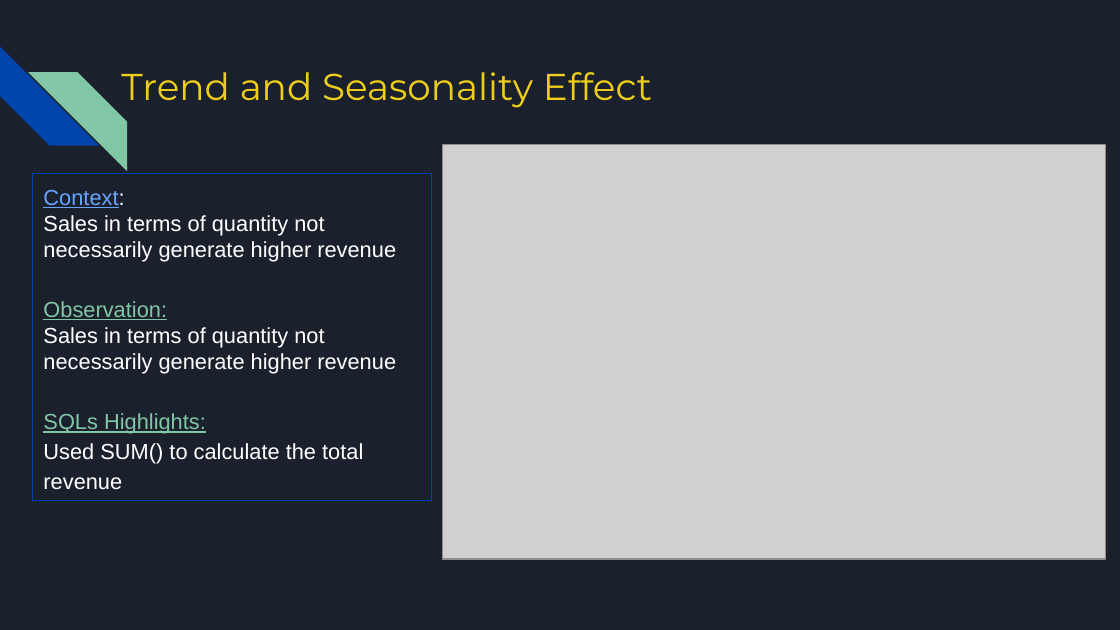
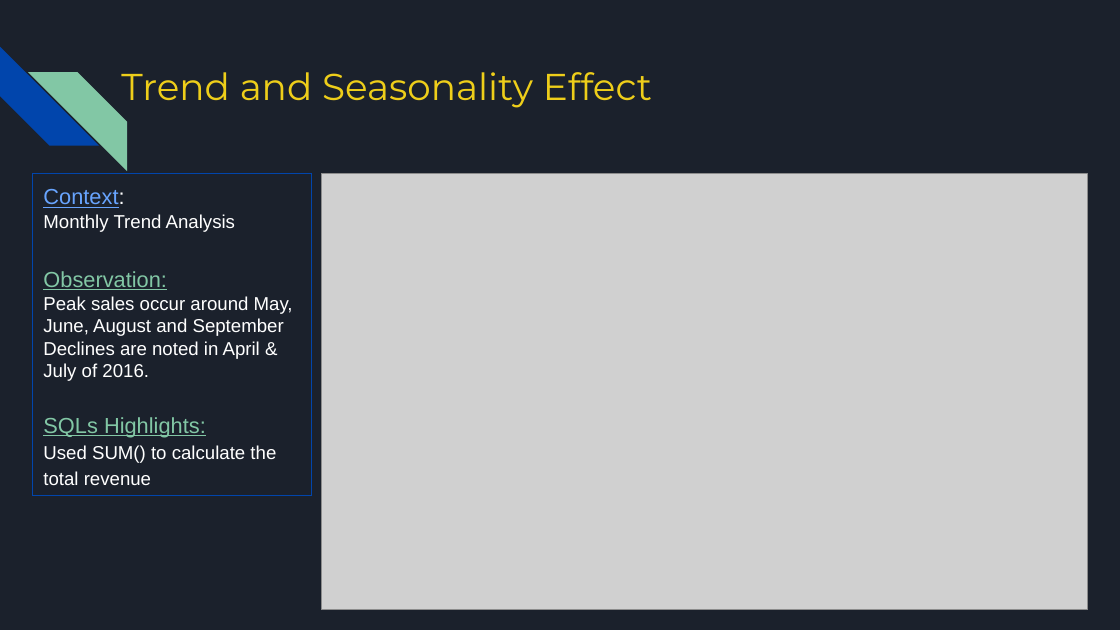
Before and after one commit to Manju-crz/sql_mini_project, a slide deck: slide 15 of Group 3 - Bike Store - SQL MiniProject Presentation.pptx. Drawn at 1120x630 pixels with LibreOffice and Linux fonts; fonts in the diff are those of the drawing; grey boxes stand for pictures. Boxes give left, top, right and bottom in pixels: in the first picture for what was removed or moved away, otherwise in the second. Text is boxed around its words. In the diff, an @@ line names an element or a change of style, - is before the commit and + after.

```diff
--- a/Group 3 - Bike Store - SQL MiniProject Presentation.pptx
+++ b/Group 3 - Bike Store - SQL MiniProject Presentation.pptx
@@ rectangle "Context:": place and size @@
-rectangle "Context:" at (32, 174, 432, 501)
+rectangle "Context:" at (32, 174, 311, 495)
@@ picture: place and size @@
-picture at (442, 144, 1107, 559)
+picture at (321, 174, 1088, 609)
@@ text in rectangle at (43, 214, 235, 232): text changed; size 14 to 12 pt @@
-Sales in terms of quantity not necessarily generate higher revenue
+Monthly Trend Analysis
@@ text in rectangle at (43, 296, 293, 381): text changed; size 14 to 12 pt @@
-Sales in terms of quantity not necessarily generate higher revenue
+Peak sales occur around May, June, August and September
+Declines are noted in April & July of 2016.
@@ text in rectangle at (43, 445, 276, 485): size 14 to 12 pt in "Used SUM() to calculate the total revenue" @@
```
Also in this commit, not shown: 1 other slide changed.
